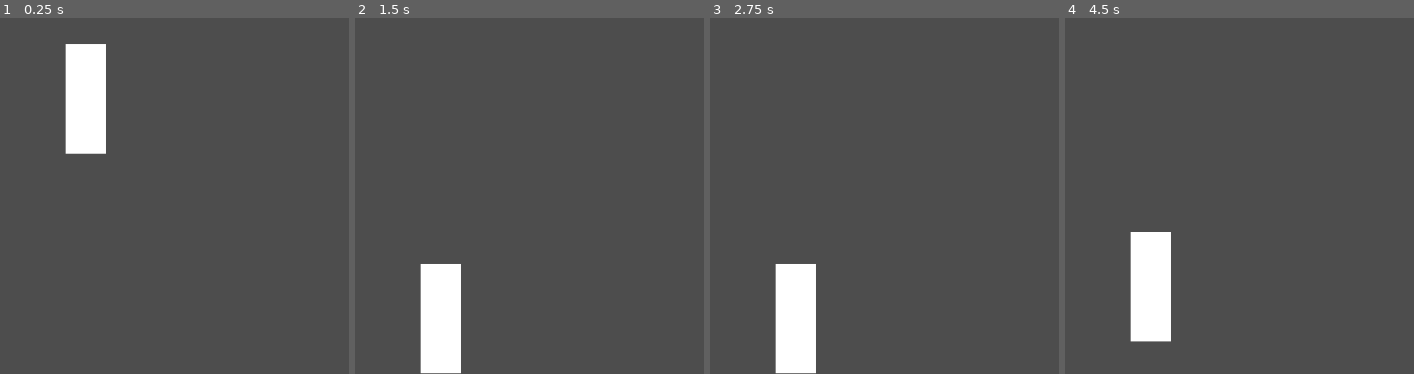
Above: before the commit, frames 1-4 (left to right).
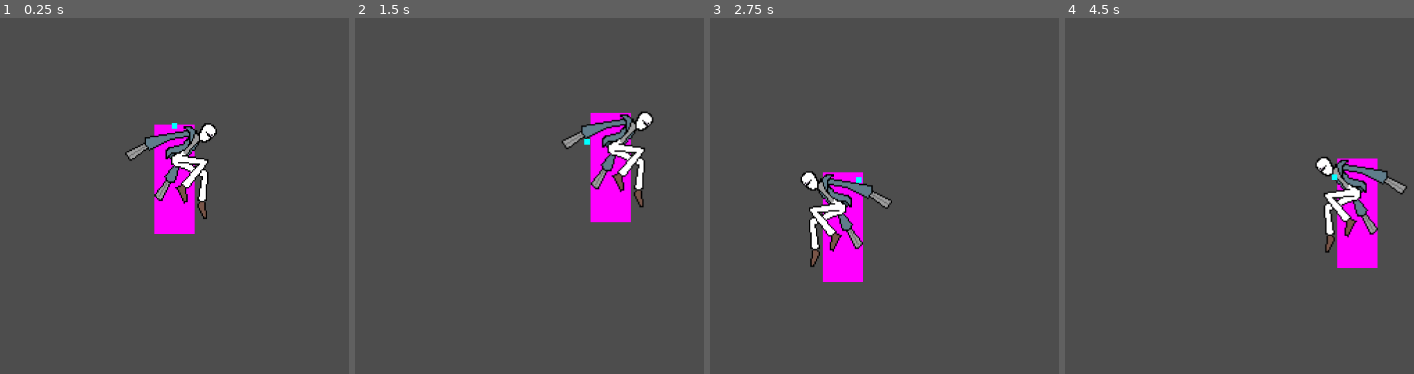
Above: after the commit, the same moments.

Repository: cruel-unusual-media/shotgun-hands
Game: Godot game, scene res://Levels/Playground/playground_player_test.tscn
The game is run twice, just before and just after one commit, with the same random seed, the same clock (stepped at 60 frames per second) and the same inputs. This scene is started directly instead of the project's main scene.
Inputs (mouse positions are in pixels of both pictures, inside the frame that each line leads up to):
- Up to frame 1 (0.25 s): no input
- Up to frame 2 (1.5 s): tap Enter (ui_accept) at 0.5, 0.6 s; move the mouse to (outside the picture) at 0.52 s; hold D (move_right) from 0.53 s (still down); tap W (move_jump) at 0.77, 0.8, 1.07, 1.35 s; move the mouse to (368, 171) at 1.27 s
- Up to frame 3 (2.75 s): tap W (move_jump) at 1.52, 1.82, 2.3 s; tap Enter (ui_accept) at 1.55, 2.1 s; move the mouse to (964, 50) at 2.02 s; release D (move_right) at 2.03 s; hold A (move_left) from 2.03 s (still down)
- Up to frame 4 (4.5 s): move the mouse to (1201, 238) at 2.77 s; release A (move_left) at 2.78 s; hold D (move_right) 2.78-4.28 s; tap Enter (ui_accept) at 2.85, 4.35 s; tap W (move_jump) at 3.02, 3.32, 3.6, 3.77, 4.07 s; move the mouse to (outside the picture) at 3.52 s; move the mouse to (outside the picture) at 4.27 s; hold A (move_left) from 4.28 s (still down)

The runs differ from the first frame. In frame 1, 8.1% of the frame differs, in the area x 18-63%, y 7-61%; in frame 2, 8.1%; in frame 3, 8.0%; in frame 4, 8.1%.

Commit message:
Fleshed out player character
 - Added a proper controller script
 - Added a recticle and started a shoot script
 - Added a camera

Diff:
--- /dev/null
+++ b/Actors/Player/Sprites/2DPlayer_frames.tres
@@ -0,0 +1,89 @@
+[gd_resource type="SpriteFrames" load_steps=11 format=3 uid="uid://cxeoa46tbwhsa"]
+
+[ext_resource type="Texture2D" uid="uid://gf4agagiun0e" path="res://Actors/Player/Sprites/spritesheet_sh_notext.png" id="1_4n0o7"]
+
+[sub_resource type="AtlasTexture" id="AtlasTexture_sh4ar"]
+atlas = ExtResource("1_4n0o7")
+region = Rect2(316, 182, 158, 182)
+
+[sub_resource type="AtlasTexture" id="AtlasTexture_qu366"]
+atlas = ExtResource("1_4n0o7")
+region = Rect2(474, 182, 158, 182)
+
+[sub_resource type="AtlasTexture" id="AtlasTexture_dm2m2"]
+atlas = ExtResource("1_4n0o7")
+region = Rect2(0, 182, 158, 182)
+
+[sub_resource type="AtlasTexture" id="AtlasTexture_cygah"]
+atlas = ExtResource("1_4n0o7")
+region = Rect2(0, 368, 158, 182)
+
+[sub_resource type="AtlasTexture" id="AtlasTexture_va3cr"]
+atlas = ExtResource("1_4n0o7")
+region = Rect2(158, 368, 158, 182)
+
+[sub_resource type="AtlasTexture" id="AtlasTexture_ug2ck"]
+atlas = ExtResource("1_4n0o7")
+region = Rect2(316, 368, 158, 182)
+
+[sub_resource type="AtlasTexture" id="AtlasTexture_r7h1e"]
+atlas = ExtResource("1_4n0o7")
+region = Rect2(474, 368, 158, 182)
+
+[sub_resource type="AtlasTexture" id="AtlasTexture_3ap7i"]
+atlas = ExtResource("1_4n0o7")
+region = Rect2(632, 368, 158, 182)
+
+[sub_resource type="AtlasTexture" id="AtlasTexture_hxgl1"]
+atlas = ExtResource("1_4n0o7")
+region = Rect2(790, 368, 158, 182)
+
+[resource]
+animations = [{
+"frames": [{
+"duration": 1.0,
+"texture": SubResource("AtlasTexture_sh4ar")
+}],
+"loop": true,
+"name": &"crouch",
+"speed": 12.0
+}, {
+"frames": [{
+"duration": 1.0,
+"texture": SubResource("AtlasTexture_qu366")
+}],
+"loop": true,
+"name": &"idle",
+"speed": 12.0
+}, {
+"frames": [{
+"duration": 1.0,
+"texture": SubResource("AtlasTexture_dm2m2")
+}],
+"loop": true,
+"name": &"jump",
+"speed": 12.0
+}, {
+"frames": [{
+"duration": 1.0,
+"texture": SubResource("AtlasTexture_cygah")
+}, {
+"duration": 1.0,
+"texture": SubResource("AtlasTexture_va3cr")
+}, {
+"duration": 1.0,
+"texture": SubResource("AtlasTexture_ug2ck")
+}, {
+"duration": 1.0,
+"texture": SubResource("AtlasTexture_r7h1e")
+}, {
+"duration": 1.0,
+"texture": SubResource("AtlasTexture_3ap7i")
+}, {
+"duration": 1.0,
+"texture": SubResource("AtlasTexture_hxgl1")
+}],
+"loop": true,
+"name": &"run",
+"speed": 12.0
+}]
--- /dev/null
+++ b/Actors/Player/camera_2d.gd
@@ -0,0 +1,13 @@
+extends Camera2D
+
+
+# Called when the node enters the scene tree for the first time.
+func _ready() -> void:
+	pass # Replace with function body.
+
+
+# Called every frame. 'delta' is the elapsed time since the previous frame.
+func _process(delta: float) -> void:
+	# Move camera to adjacent to cursor
+	var mPos = get_local_mouse_position()
+	position = mPos/2#(get_local_mouse_position())/2
--- /dev/null
+++ b/Actors/Player/controller_component.gd
@@ -0,0 +1,35 @@
+extends Node2D
+
+@onready var player : CharacterBody2D = get_parent()
+
+# Called when the node enters the scene tree for the first time.
+func _ready() -> void:
+	pass # Replace with function body.
+
+
+# Called every frame. 'delta' is the elapsed time since the previous frame.
+func _process(delta: float) -> void:
+	# Add the gravity.
+	if not player.is_on_floor():
+		player.velocity += player.get_gravity() * delta
+
+	# Get the input direction and handle the movement/deceleration.
+	# As good practice, you should replace UI actions with custom gameplay actions.
+	var direction := Input.get_axis("move_left", "move_right")
+	if direction:
+		player.velocity.x = direction * player.SPEED
+		player.sprite.flip_h = direction < 0
+		if player.is_on_floor():
+			player.state = player.MOVING
+	else:
+		player.velocity.x = move_toward(player.velocity.x, 0, player.SPEED)
+		if player.is_on_floor():
+			player.state = player.IDLE
+
+	# Handle jump.
+	if Input.is_action_just_pressed("move_jump") and player.is_on_floor():
+		player.velocity.y = player.JUMP_VELOCITY
+		player.state = player.JUMPING
+
+
+	player.move_and_slide()
--- a/Actors/Player/player.gd
+++ b/Actors/Player/player.gd
@@ -1,25 +1,31 @@
 extends CharacterBody2D
 
 
-const SPEED = 300.0
-const JUMP_VELOCITY = -400.0
+const SPEED = 500.0
+const JUMP_VELOCITY = -600.0
+
+enum {IDLE, MOVING, FALLING, JUMPING, SHOOTING_IDLE, SHOOTING_MOVING, SHOOTING_FALLING, SHOTGUN_JUMP, CROUCHING, SLIDING}
+
+var state = IDLE # State is used to determine the currently used animation
+@onready var shootTarget : Node2D = $Target
+var prevState = IDLE
+@onready var sprite = $AnimatedSprite2D
 
 
 func _physics_process(delta: float) -> void:
-	# Add the gravity.
-	if not is_on_floor():
-		velocity += get_gravity() * delta
+	# Code was moved to $ControllerComponent
+	if prevState != state:
+		stateChanged(state)
+	prevState = state
 
-	# Handle jump.
-	if Input.is_action_just_pressed("ui_accept") and is_on_floor():
-		velocity.y = JUMP_VELOCITY
 
-	# Get the input direction and handle the movement/deceleration.
-	# As good practice, you should replace UI actions with custom gameplay actions.
-	var direction := Input.get_axis("ui_left", "ui_right")
-	if direction:
-		velocity.x = direction * SPEED
-	else:
-		velocity.x = move_toward(velocity.x, 0, SPEED)
-
-	move_and_slide()
+func stateChanged(newState):
+	match newState:
+		IDLE:
+			sprite.play("idle")
+		MOVING:
+			sprite.play("run")
+		JUMPING:
+			sprite.play("jump")
+		CROUCHING:
+			sprite.play("crouch")
--- a/Actors/Player/player.tscn
+++ b/Actors/Player/player.tscn
@@ -1,6 +1,10 @@
-[gd_scene load_steps=3 format=3 uid="uid://cnpkgd4hwrmu0"]
+[gd_scene load_steps=7 format=3 uid="uid://crs1vr2enasav"]
 
 [ext_resource type="Script" uid="uid://dv54xufs4ao3l" path="res://Actors/Player/player.gd" id="1_vhr1b"]
+[ext_resource type="SpriteFrames" uid="uid://cxeoa46tbwhsa" path="res://Actors/Player/Sprites/2DPlayer_frames.tres" id="2_5ni5v"]
+[ext_resource type="Script" uid="uid://cxm75lk51oc68" path="res://Actors/Player/controller_component.gd" id="2_b63gh"]
+[ext_resource type="Script" uid="uid://ck8hnd0csg4rk" path="res://Actors/Player/camera_2d.gd" id="3_v1key"]
+[ext_resource type="Script" uid="uid://bkrwwx5a7wgso" path="res://Actors/Player/player_recticle.gd" id="4_n7l8t"]
 
 [sub_resource type="RectangleShape2D" id="RectangleShape2D_vhr1b"]
 size = Vector2(58, 156)
@@ -8,11 +12,38 @@
 [node name="Player" type="CharacterBody2D"]
 script = ExtResource("1_vhr1b")
 
+[node name="ControllerComponent" type="Node2D" parent="."]
+script = ExtResource("2_b63gh")
+
 [node name="CollisionShape2D" type="CollisionShape2D" parent="."]
+position = Vector2(0, 42)
 shape = SubResource("RectangleShape2D_vhr1b")
 
 [node name="ColorRect" type="ColorRect" parent="."]
-offset_left = -30.0
-offset_top = -80.0
-offset_right = 28.0
-offset_bottom = 78.0
+offset_left = -29.0
+offset_top = -37.0
+offset_right = 29.0
+offset_bottom = 121.0
+color = Color(1, 0, 1, 1)
+
+[node name="AnimatedSprite2D" type="AnimatedSprite2D" parent="."]
+position = Vector2(0, 30)
+sprite_frames = ExtResource("2_5ni5v")
+animation = &"jump"
+frame_progress = 0.78278315
+
+[node name="PlayerRecticle" type="Node2D" parent="."]
+script = ExtResource("4_n7l8t")
+
+[node name="Polygon2D" type="Polygon2D" parent="PlayerRecticle"]
+position = Vector2(1.7881393e-07, -2.3841858e-07)
+scale = Vector2(2, 1.9999999)
+color = Color(0, 1, 1, 1)
+polygon = PackedVector2Array(2, -2, 2, 2, -2, 2, -2, -2)
+
+[node name="ShootingComponent" type="Node2D" parent="PlayerRecticle"]
+
+[node name="Camera2D" type="Camera2D" parent="."]
+position_smoothing_enabled = true
+position_smoothing_speed = 50.0
+script = ExtResource("3_v1key")
--- /dev/null
+++ b/Actors/Player/player_recticle.gd
@@ -0,0 +1,13 @@
+extends Node2D
+
+
+# Called when the node enters the scene tree for the first time.
+func _ready() -> void:
+	pass # Replace with function body.
+
+
+# Called every frame. 'delta' is the elapsed time since the previous frame.
+func _process(delta: float) -> void:
+	var mPos = get_global_mouse_position() - get_parent().global_position
+	position = mPos.normalized()*35#(get_local_mouse_position())/2
+	var angle = mPos.angle()
Not shown, added: Actors/Player/camera_2d.gd.uid
Not shown, added: Actors/Player/controller_component.gd.uid
Not shown, added: Actors/Player/player_recticle.gd.uid
Binary file removed: Levels/Sprites/Decorations/SkullPike.png
Not shown, added: Levels/Playground/playground_player_test.tscn1264997938.tmp
